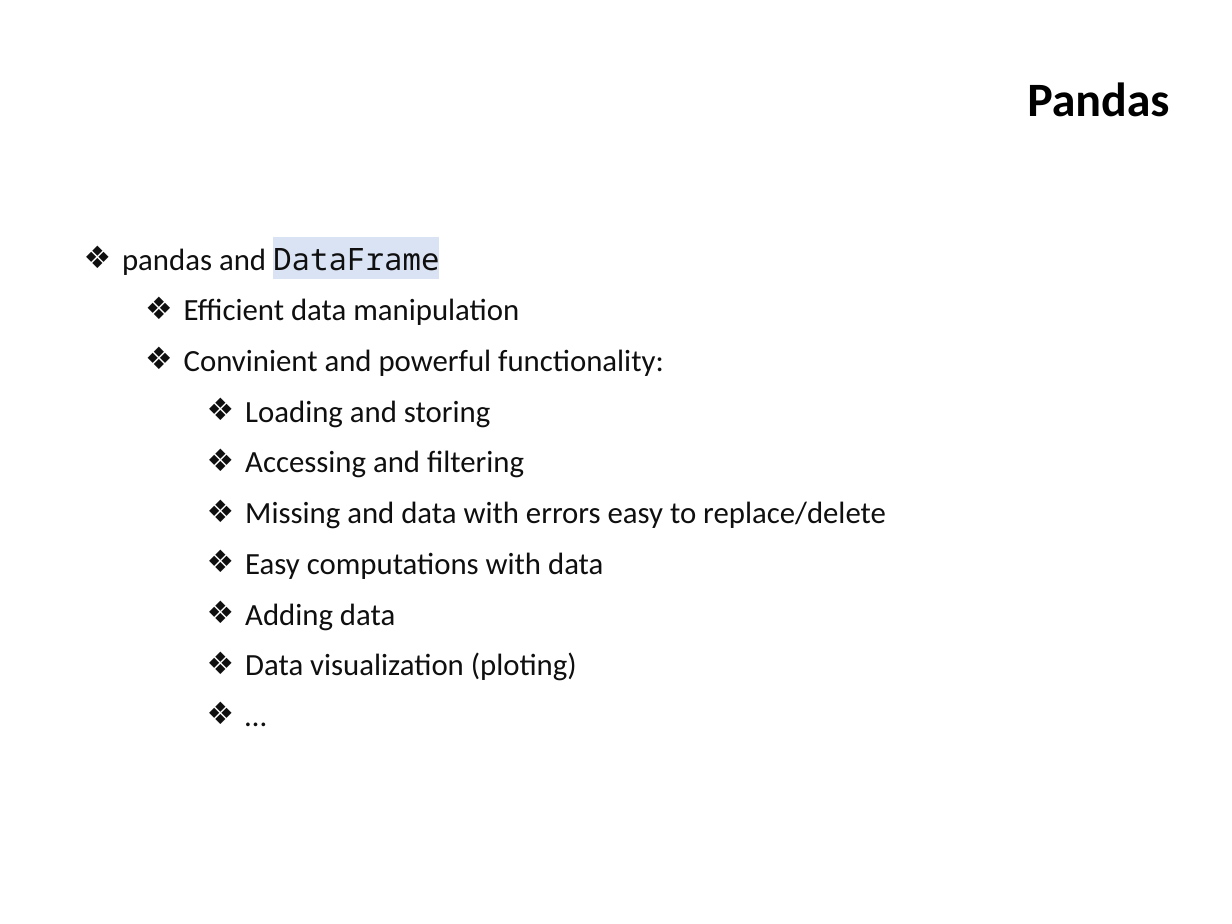
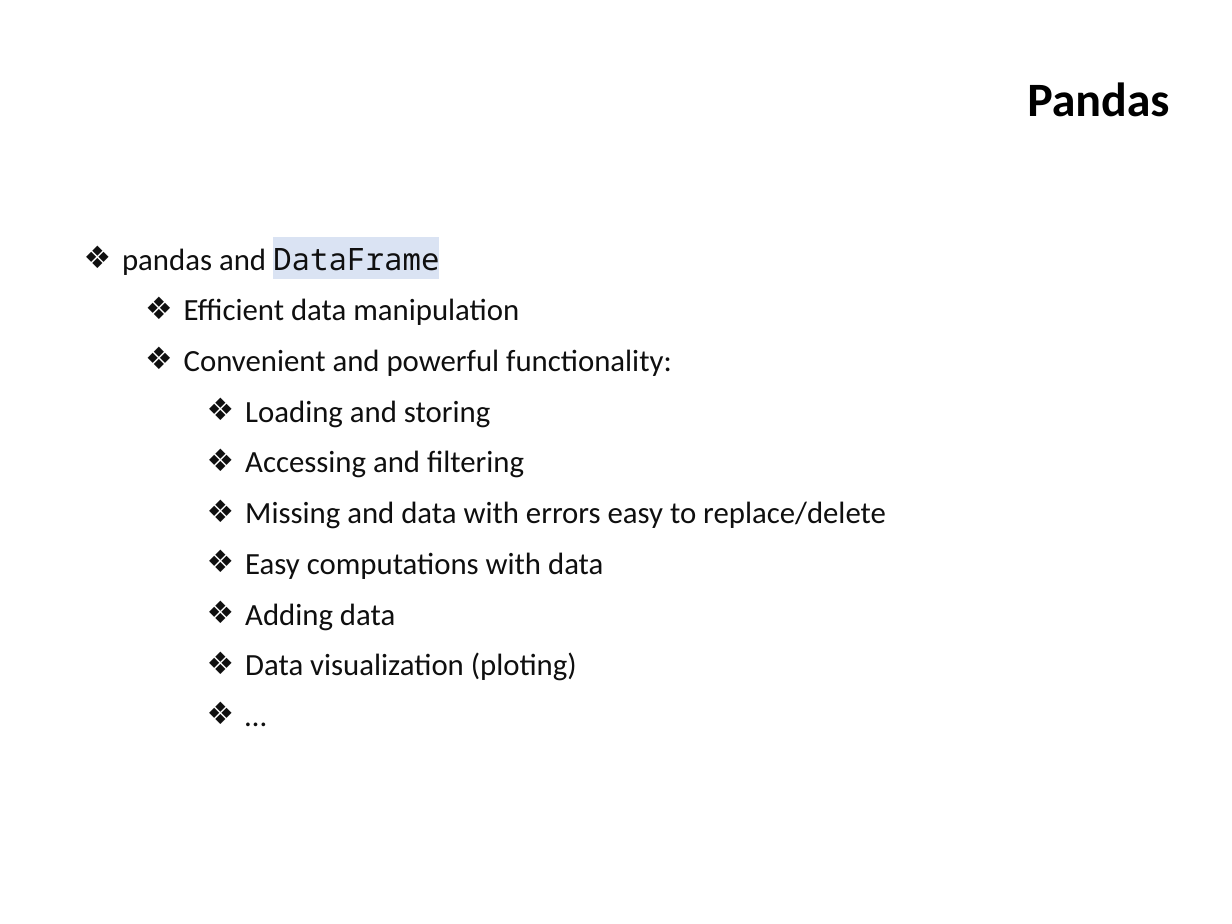
Before and after one commit to ifromm/fcsp, a slide deck: slide 18 of Slides/unit_8_prog_5.pptx. Drawn at 1232x924 pixels with LibreOffice and Linux fonts; fonts in the diff are those of the drawing; background and template pictures are left out. Boxes give left, top, right and bottom in pixels: in the first picture for what was removed or moved away, otherwise in the second. Text is boxed around its words. In the diff, an @@ line names an element or a change of style, - is before the commit and + after.

```diff
--- a/Slides/unit_8_prog_5.pptx
+++ b/Slides/unit_8_prog_5.pptx
@@ text at [184, 349, 672, 376]: text changed @@
-    ❖ Convinient and powerful functionality:
+    ❖ Convenient and powerful functionality:
```
Also in this commit, not shown: 7 other slides changed.
